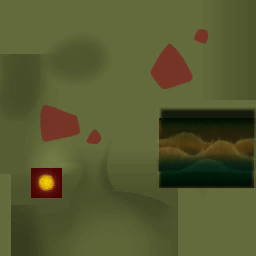
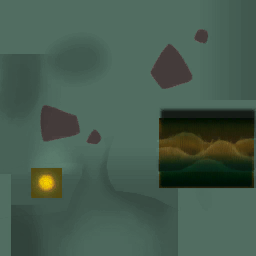
Layers edited between the first and the second 256 × 256 image:
showed group "Green" (8 layers) over [0,0,256,256]
hid group "Red" (6 layers) over [0,0,256,256]
